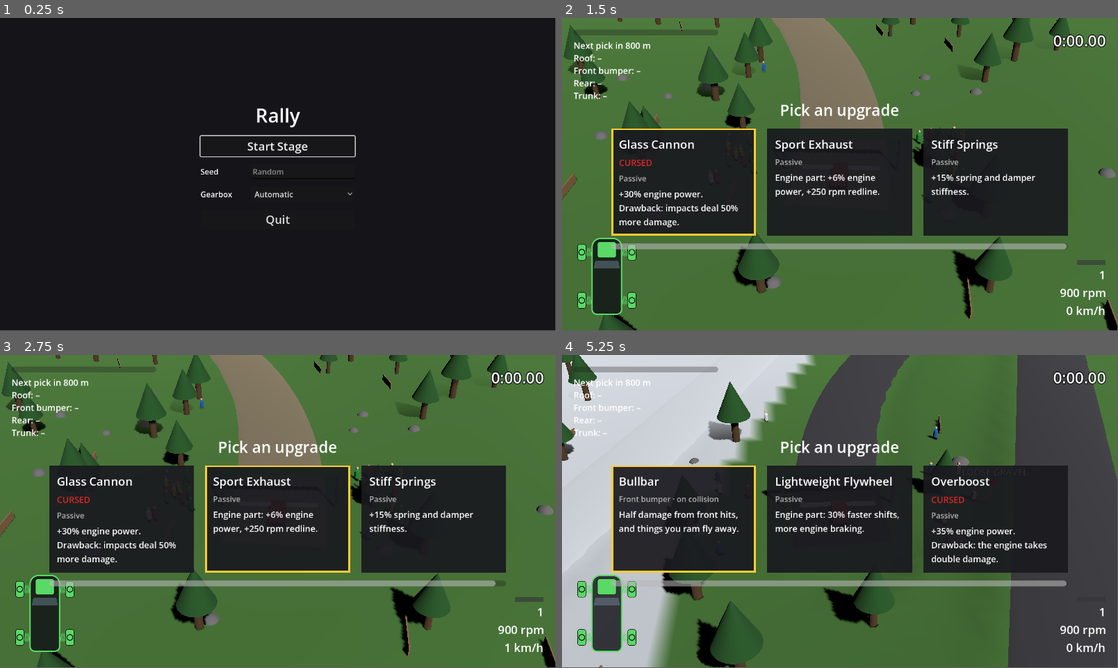
Above: before the commit, frames 1-4 (two rows, left to right).
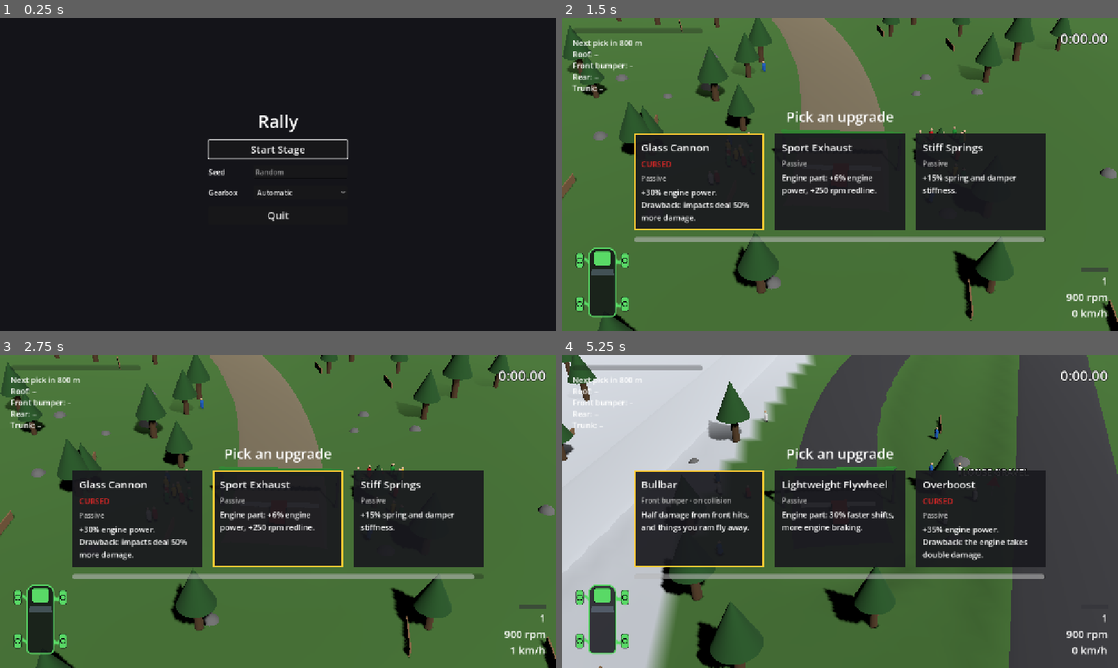
Above: after the commit, the same moments.

Repository: JulianHeissinger/RallyGame
Game: Godot game, scene res://scenes/main_menu.tscn
Two runs of this game, one before a commit and one after it. Both use one fixed random seed, a clock stepped at 60 frames per second and the inputs below.
Inputs (mouse positions are in pixels of both pictures, inside the frame that each line leads up to):
- Up to frame 1 (0.25 s): no input
- Up to frame 2 (1.5 s): click (862, 171) at 0.52 s; type "12" at 0.6 s; click "Start Stage" at 1.25 s
- Up to frame 3 (2.75 s): tap Enter at 2 s; hold D (steer_right) from 2.03 s (still down); tap 2 (item_front) at 2.1 s
- Up to frame 4 (5.25 s): tap Space (handbrake) at 2.75 s; release D (steer_right) at 2.78 s; hold S (brake) 2.78-3.53 s; tap 3 (item_rear) at 2.85 s; hold D (steer_right) 3.53-4.28 s; tap 1 (item_roof) at 3.6 s; tap Enter at 4.25 s; hold Shift (shift_up) 4.28-5.03 s; tap 4 (item_trunk) at 4.35 s; hold A (steer_left) from 5.03 s (still down); hold R (reroll_stage) from 5.03 s (still down)
In our replay, the window is 799x449 before the commit and 800x450 after it. These sizes can differ from the game's own. Grey fills any space a smaller window leaves; there, only what the larger window draws over its background counts as a difference.

The runs differ from the first frame. In frame 1, 1.6% of the frame differs, in the area x 35-64%, y 28-67%; in frame 2, 18%; in frame 3, 18%, in the area x 0-100%, y 0-100%; in frame 4, 17%.

Commit message:
fix: scale UI with window size via canvas_items stretch at 1280x720

Diff:
--- a/project.godot
+++ b/project.godot
@@ -18,6 +18,13 @@
 
 Settings="*res://scripts/core/settings.gd"
 RunState="*res://scripts/core/run_state.gd"
+
+[display]
+
+window/size/viewport_width=1280
+window/size/viewport_height=720
+window/stretch/mode="canvas_items"
+window/stretch/aspect="expand"
 
 [input]
 
